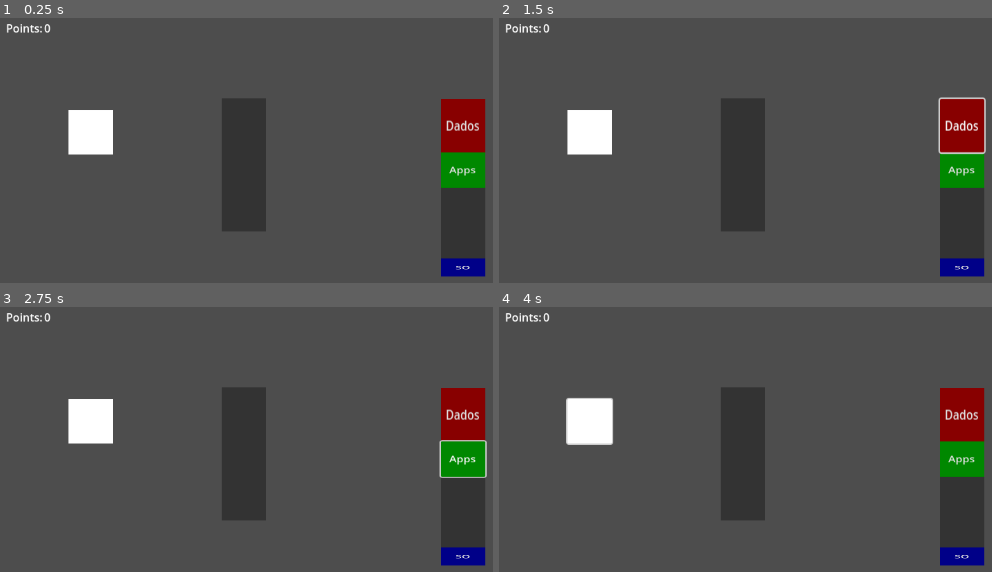
Above: before the commit, frames 1-4 (two rows, left to right).
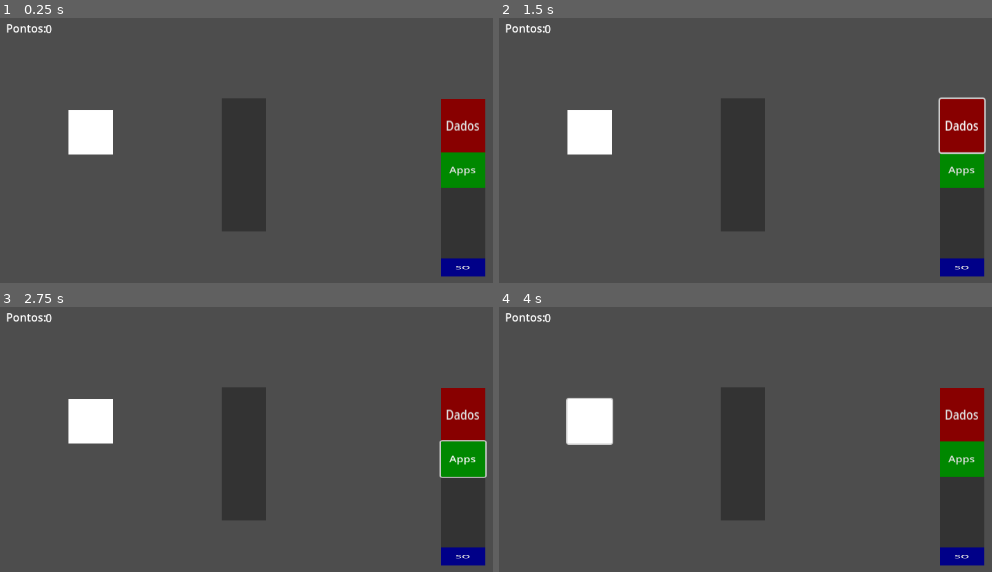
Above: after the commit, the same moments.

Repository: oiminion/GRINDOS
Game: Godot game, scene res://MainComponent/Maps/main_fixo.tscn
The game is run twice, just before and just after one commit, with the same random seed, the same clock (stepped at 60 frames per second) and the same inputs.
Inputs (mouse positions are in pixels of both pictures, inside the frame that each line leads up to):
- Up to frame 1 (0.25 s): no input
- Up to frame 2 (1.5 s): click (587, 131) at 0.52 s; click "Dados" at 1.25 s
- Up to frame 3 (2.75 s): click "Apps" at 2 s
- Up to frame 4 (4 s): click "SO" at 2.75 s; click (587, 420) at 3.52 s

The runs differ from the first frame. In frame 1, 0.1% of the frame differs, in the area x 4-11%, y 2-6%; in frame 2, 0.1%; in frame 3, 0.1%; in frame 4, 0.1%.
Error in both runs: Invalid access to property or key 'segmentation_size' on a base object of type 'null instance'. (res://MainComponent/RAM/ram_fixo.gd:3)

Commit message:
Planejamento do tutorial

Diff:
--- a/MainComponent/Maps/hud.tscn
+++ b/MainComponent/Maps/hud.tscn
@@ -17,12 +17,12 @@
 offset_top = 16.0
 offset_right = 85.0
 offset_bottom = 46.0
-text = "Points:"
+text = "Pontos:"
 
 [node name="number_points" type="Label" parent="."]
 layout_mode = 0
-offset_left = 81.0
-offset_top = 16.0
-offset_right = 255.0
-offset_bottom = 46.0
+offset_left = 83.0
+offset_top = 17.0
+offset_right = 257.0
+offset_bottom = 47.0
 text = "1243"
--- /dev/null
+++ b/Tutorial/TutorialGameplay01.tscn
@@ -0,0 +1,27 @@
+[gd_scene load_steps=2 format=3 uid="uid://cxkiiqespti7o"]
+
+[ext_resource type="PackedScene" uid="uid://brm4quti8o25r" path="res://Auxiliar/character_layer.tscn" id="1_r4o2m"]
+
+[node name="TutorialGameplay01" type="Node2D"]
+
+[node name="character_layer" parent="." instance=ExtResource("1_r4o2m")]
+
+[node name="Disco" type="Node" parent="."]
+
+[node name="RAM" type="Node" parent="."]
+
+[node name="Carregar SO" type="Node" parent="."]
+
+[node name="CPU" type="Node" parent="."]
+
+[node name="Rodar SO" type="Node" parent="."]
+
+[node name="CarregarApp1" type="Node" parent="."]
+
+[node name="CarregarApp2" type="Node" parent="."]
+
+[node name="Mostrar paciencia" type="Node" parent="."]
+
+[node name="RodarApp1" type="Node" parent="."]
+
+[node name="CarregarDadosApp" type="Node" parent="."]
